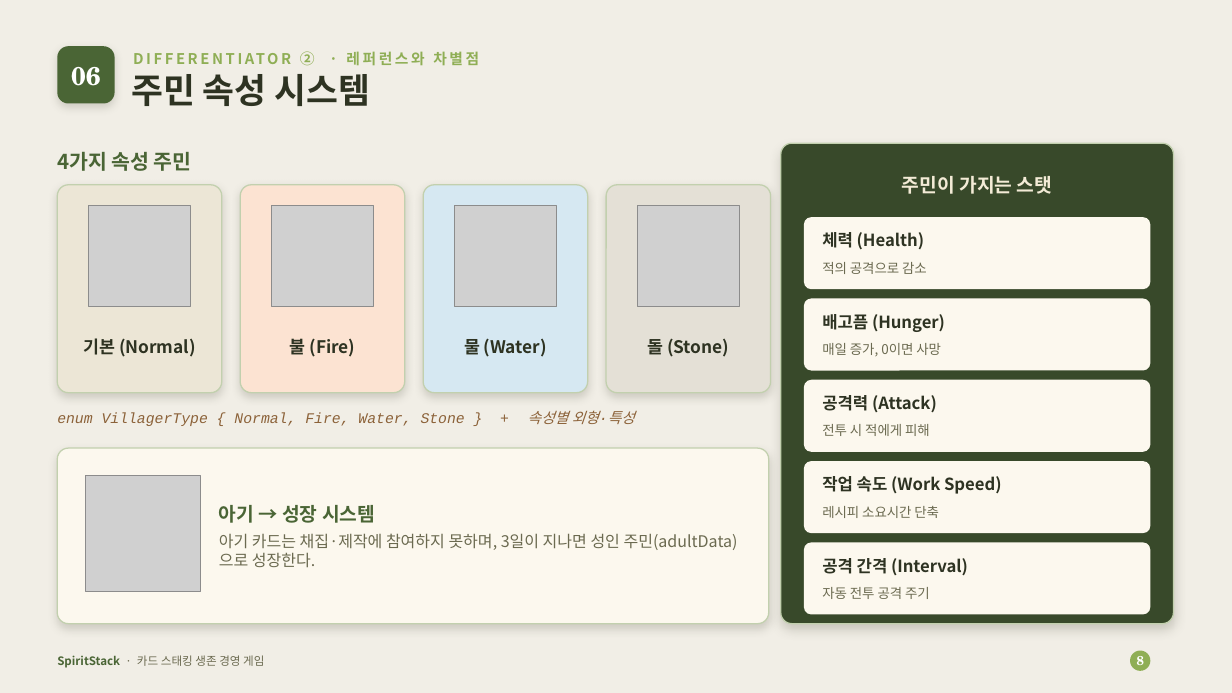
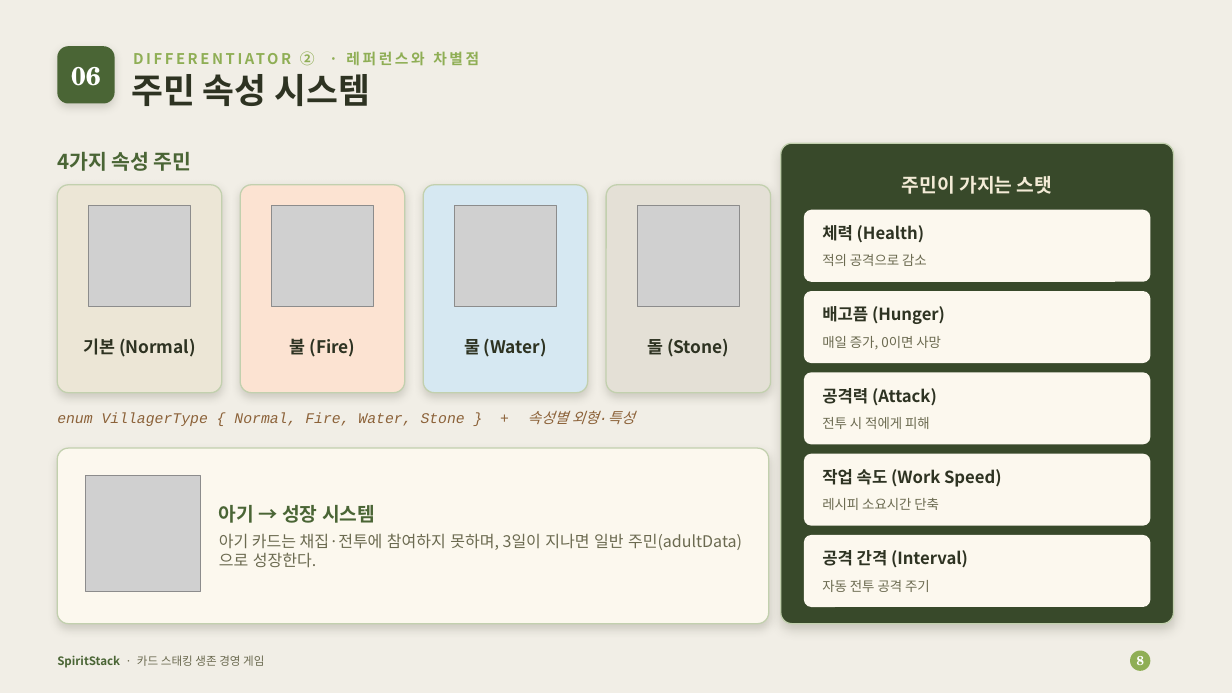
Before and after one commit to Devel-Rocket-ClassRoom/minigame-project-kimjihae3357, a slide deck: slide 8 of JellyStack/SpiritStack_발표자료.pptx. Drawn at 1232x693 pixels with LibreOffice and Linux fonts; fonts in the diff are those of the drawing; grey boxes stand for pictures. Boxes give left, top, right and bottom in pixels: in the first picture for what was removed or moved away, otherwise in the second. Text is boxed around its words. In the diff, an @@ line names an element or a change of style, - is before the commit and + after.

Commit message:
버그 수정, 판매방식 구현 수정
- 레시피에서 주민이 사라지는 버그 수정
- 판매시 중심점에서 -> 콜라이더 겹침 방식으로 변경
- ppt수정

```diff
--- a/JellyStack/SpiritStack_발표자료.pptx
+++ b/JellyStack/SpiritStack_발표자료.pptx
@@ 3 texts, 3 rounded rectangles: place and size @@
-3 texts, 3 rounded rectangles at (804, 232, 1151, 615)
+3 texts, 3 rounded rectangles at (804, 225, 1151, 607)
@@ 7 texts, 2 rounded rectangles: place and size @@
-7 texts, 2 rounded rectangles at (804, 217, 1151, 599)
+7 texts, 2 rounded rectangles at (804, 210, 1151, 592)
@@ text at (219, 533, 742, 567): text changed @@
-아기 카드는 채집·제작에 참여하지 못하며, 3일이 지나면 성인 주민(adultData)으로 성장한다.
+아기 카드는 채집·전투에 참여하지 못하며, 3일이 지나면 일반 주민(adultData)으로 성장한다.
```
Also in this commit, not shown: 5 other slides changed, 1 slide added, 1 slide removed, 16 other files.
